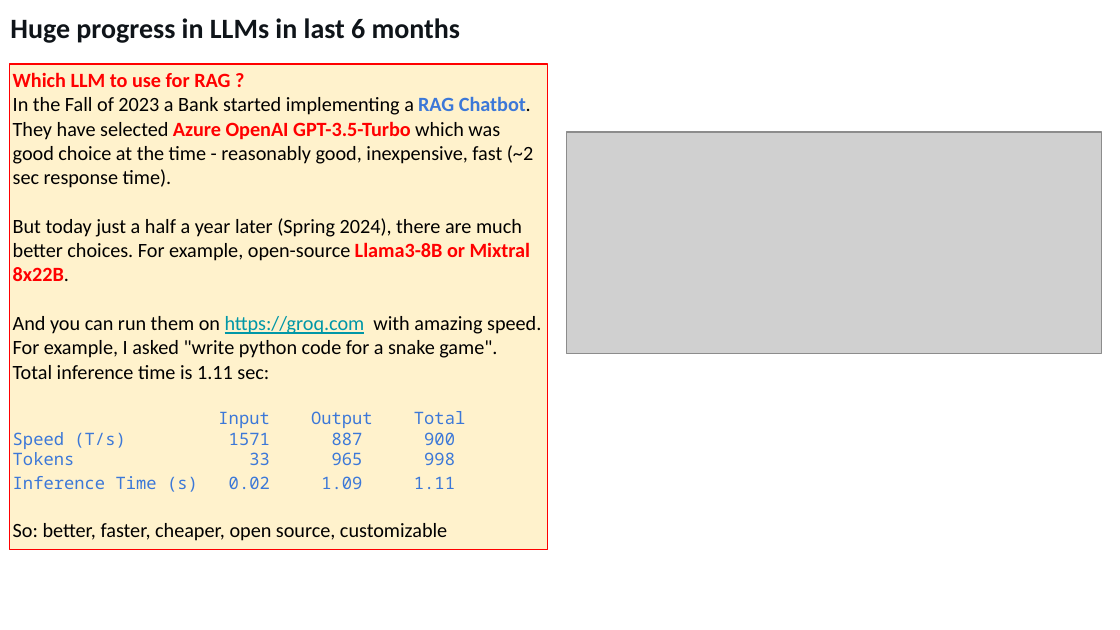
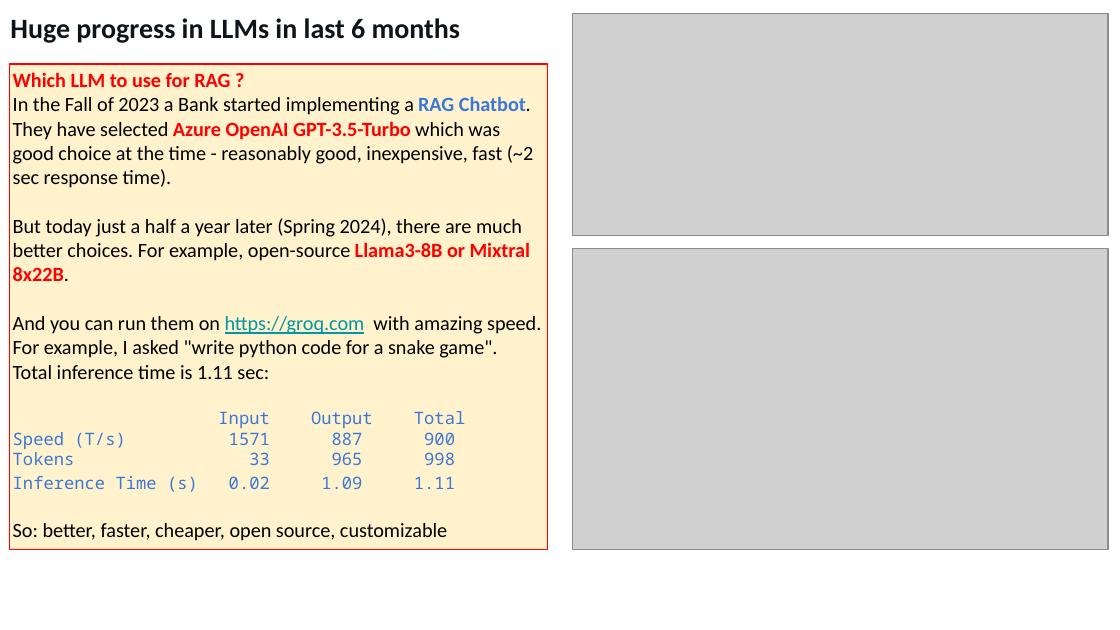
Before and after one commit to lselector/seminar, a slide deck: slide 5 of 2024/2024-04-26-AI-Updates.pptx. Drawn at 1120x630 pixels with LibreOffice and Linux fonts; fonts in the diff are those of the drawing; grey boxes stand for pictures. Boxes give left, top, right and bottom in pixels: in the first picture for what was removed or moved away, otherwise in the second. Text is boxed around its words. In the diff, an @@ line names an element or a change of style, - is before the commit and + after.

```diff
--- a/2024/2024-04-26-AI-Updates.pptx
+++ b/2024/2024-04-26-AI-Updates.pptx
@@ picture: place and size @@
-picture at [567,132,1102,354]
+picture at [572,13,1108,235]
@@ picture added at [572,249,1108,550] @@
```
Also in this commit, not shown: 3 other slides changed.
